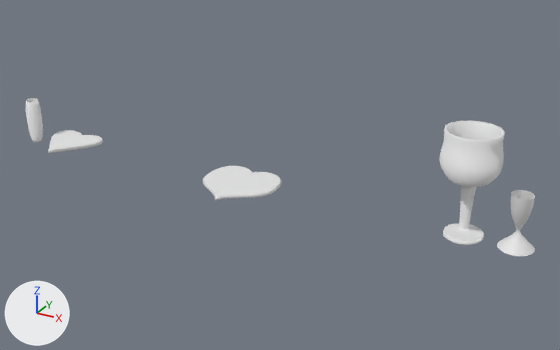
The Blender file Notes/Programing/Blender/0.Blender Models I made/glass.blend: old version first, new version second.
Before and after are seen from a 50 mm lens placed at (13.78, -21.96, 11.67), pointed at (1.62, 0.15, 0.62). Every picture has the same lights, and +X, +Y and +Z are marked at lower left. The older version comes first.

In view in the first picture: 'BézierCurve', 'BézierCurve.001', 'BézierCurve.002', 'BézierCurve.003', 'BézierCurve.004'.
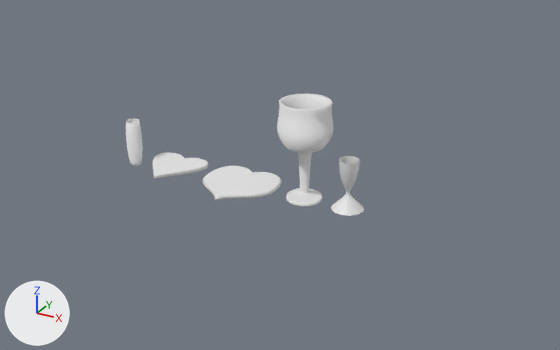
Patch to the scene script:
```diff
--- a/Notes/Programing/Blender/0.Blender Models I made/glass.blend.py
+++ b/Notes/Programing/Blender/0.Blender Models I made/glass.blend.py
@@ ob_béziercurve @@
-ob_béziercurve = bpy.data.objects.new('BézierCurve', cu_béziercurve_002)
-ob_béziercurve.location = (10.0, 0.0, -0.15)
-ob_béziercurve.rotation_euler = (0.0, 0.0, -1.571)  # degrees (0, 0, -90)
-_m = ob_béziercurve.modifiers.new('Screw', 'SCREW')
@@ ob_béziercurve_001 @@
-ob_béziercurve_001 = bpy.data.objects.new('BézierCurve.001', cu_béziercurve_003)
-ob_béziercurve_001.location = (-10.0, 0.0, 0.0)
-_m = ob_béziercurve_001.modifiers.new('Screw', 'SCREW')
@@ ob_béziercurve_002 @@
-ob_béziercurve_002 = bpy.data.objects.new('BézierCurve.002', cu_béziercurve_005)
-ob_béziercurve_002.location = (8.35, 0.0, 1.4)
-_m = ob_béziercurve_002.modifiers.new('Screw', 'SCREW')
@@ ob_béziercurve_003 @@
-ob_béziercurve_003 = bpy.data.objects.new('BézierCurve.003', cu_béziercurve_006)
-ob_béziercurve_003.location = (-8.3, 0.0, 0.0)
@@ ob_heart1 @@
+ob_heart1 = bpy.data.objects.new('heart1', cu_béziercurve_006)
+ob_heart1.location = (-3.04, 0.0, 0.0)
@@ ob_full_glass @@
+ob_full_glass = bpy.data.objects.new('Full-glass', cu_béziercurve_005)
+ob_full_glass.location = (2.67, 0.0, 1.4)
+_m = ob_full_glass.modifiers.new('Screw', 'SCREW')
@@ ob_pot @@
+ob_pot = bpy.data.objects.new('pot', cu_béziercurve_003)
+ob_pot.location = (-4.74, 0.0, 0.0)
+_m = ob_pot.modifiers.new('Screw', 'SCREW')
@@ ob_simpleglass @@
+ob_simpleglass = bpy.data.objects.new('SimpleGlass', cu_béziercurve_002)
+ob_simpleglass.location = (4.33, 0.0, -0.15)
+ob_simpleglass.rotation_euler = (0.0, 0.0, -1.571)  # degrees (0, 0, -90)
+_m = ob_simpleglass.modifiers.new('Screw', 'SCREW')
```

Boxes (x1, y1, x2, y2) around the edits, measured in the pictures (560 x 350 px):
'BézierCurve.002', deleted: before (440, 120, 505, 245)
'Full-glass', added: after (277, 93, 334, 206)
'BézierCurve', deleted: before (497, 190, 535, 256)
'SimpleGlass', added: after (331, 156, 364, 216)
'heart1', added: after (152, 152, 208, 179)
'BézierCurve.003', deleted: before (48, 130, 103, 153)
'pot', added: after (126, 119, 143, 166)
'BézierCurve.001', deleted: before (26, 98, 43, 142)
